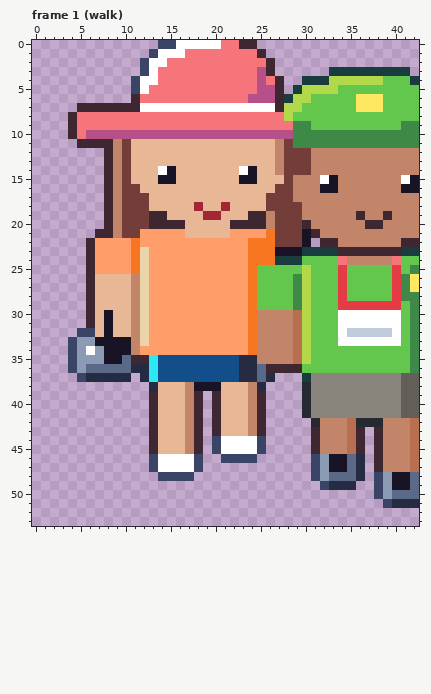
Edited in one commit: pixel-art file (art/hood-people/tour-group@75.aseprite). That is the earlier state.
84x54 pixels, 9 frames. Shown: frame 1 (walk): x 0..42, y 0..53. The commit also changed other frames or places, which this record leaves out.
Now the later version:
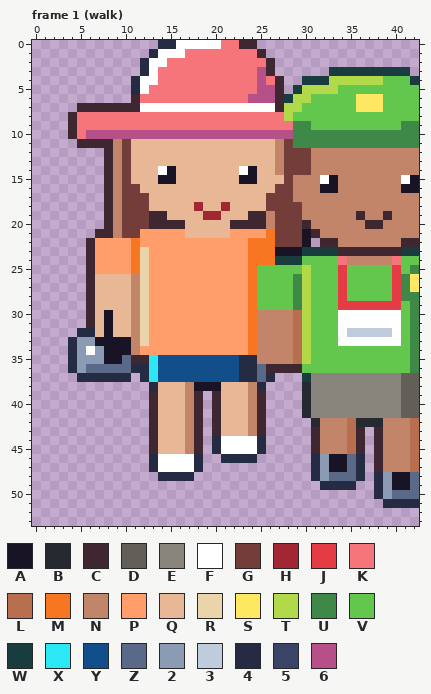
Palette (. is transparent): A #181425  B #26292f  C #3e2731  D #625e58  E #8a857c  F #ffffff  G #733e39  H #a22633  J #e43b44  K #f6757a  L #b86f50  M #f77622  N #c28569  P #ff9e6b  Q #e8b796  R #ead4aa  S #fee761  T #b2d94a  U #3e8948  V #63c74d  W #193c3e  X #2ce8f5  Y #124e89  Z #5a6988  2 #8b9bb4  3 #c0cbdc  4 #262b44  5 #3a4466  6 #b55088
The exact change:
Frame 1 (walk):
y 0: x 14..15 55 -> 44
y 1: x 13 5 -> 4
y 2..3: x 12 5 -> 4
y 4..5: x 11 5 -> 4
y 32: x 5..6 55 -> 44
y 33..36: x 4 5 -> 4
y 37: x 5 5 -> 4
y 44..45: x 20 5 -> 4; x 25 5 -> 4
y 46: x 13 5 -> 4; x 18 5 -> 4; x 21..24 5555 -> 4444; x 31 5 -> 4
y 47: x 13 5 -> 4; x 18 5 -> 4; x 31 5 -> 4
y 48: x 14..17 5555 -> 4444; x 31 5 -> 4; x 38 5 -> 4
y 49: x 32 5 -> 4; x 38 5 -> 4
y 50: x 38 5 -> 4
y 51: x 39 5 -> 4
Boxes around the changes in both pictures, in picture pixels (x1, y1, x2, y2):
changed: (131, 40, 176, 94)
changed: (68, 328, 95, 382)
changed: (149, 436, 266, 481)
changed: (311, 454, 329, 490)
changed: (374, 472, 392, 508)
